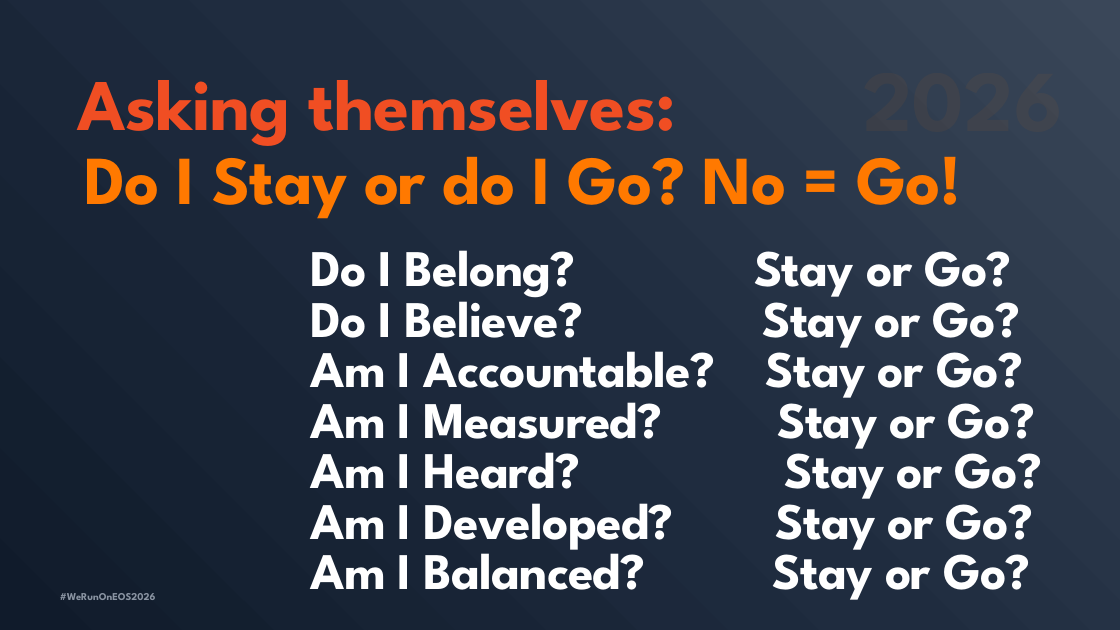
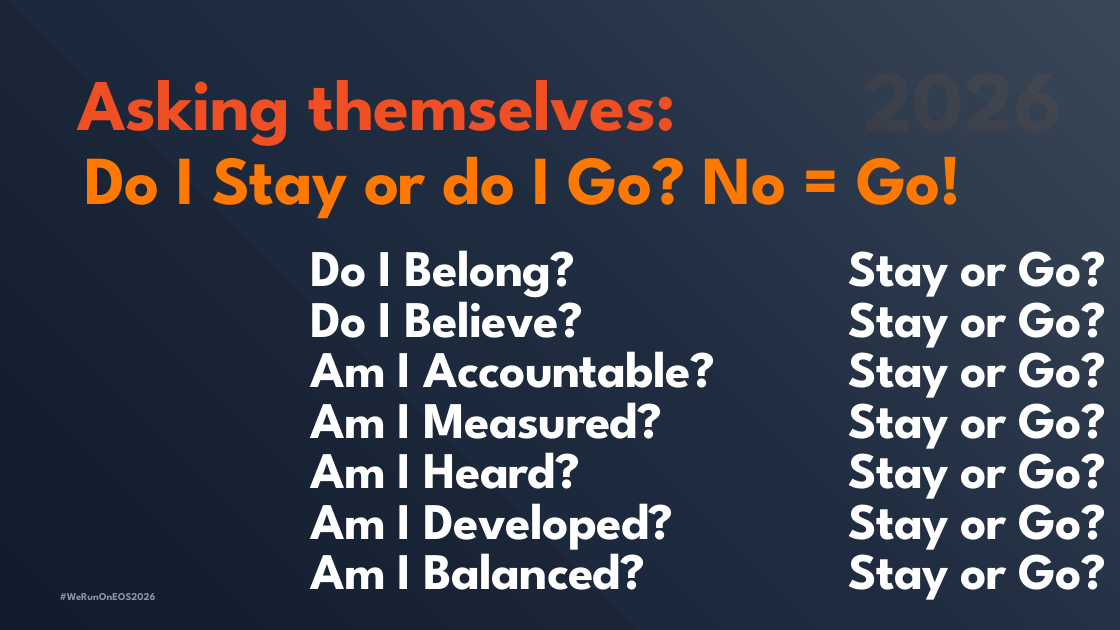
Before and after one commit to TicoRicoRay/wroe-dallas-2026, a slide deck: slide 29 of deliverables/speaker-decks/Walt_Brown-B_7CN_We_Run_on_EOS_2026_Deck-fixed.pptx. Drawn at 1120x630 pixels with LibreOffice and Linux fonts; fonts in the diff are those of the drawing. Boxes give left, top, right and bottom in pixels: in the first picture for what was removed or moved away, otherwise in the second. Text is boxed around its words. In the diff, an @@ line names an element or a change of style, - is before the commit and + after.

```diff
--- a/deliverables/speaker-decks/Walt_Brown-B_7CN_We_Run_on_EOS_2026_Deck-fixed.pptx
+++ b/deliverables/speaker-decks/Walt_Brown-B_7CN_We_Run_on_EOS_2026_Deck-fixed.pptx
@@ text at <box>310,250,716,590</box>: text changed @@
-Do I Belong? Stay or Go?
-Do I Believe? Stay or Go?
-Am I Accountable? Stay or Go?
-Am I Measured? Stay or Go?
-Am I Heard? Stay or Go?
-Am I Developed? Stay or Go?
-Am I Balanced? Stay or Go?
+Do I Belong?
+Do I Believe?
+Am I Accountable?
+Am I Measured?
+Am I Heard?
+Am I Developed?
+Am I Balanced?
@@ text added at <box>848,251,1106,600</box>, 66 pt, text #FFFFFF, bold @@
+Stay or Go?
+Stay or Go?
+Stay or Go?
+Stay or Go?
+Stay or Go?
+Stay or Go?
+Stay or Go?
```
Also in this commit, not shown: 4 other slides changed.
